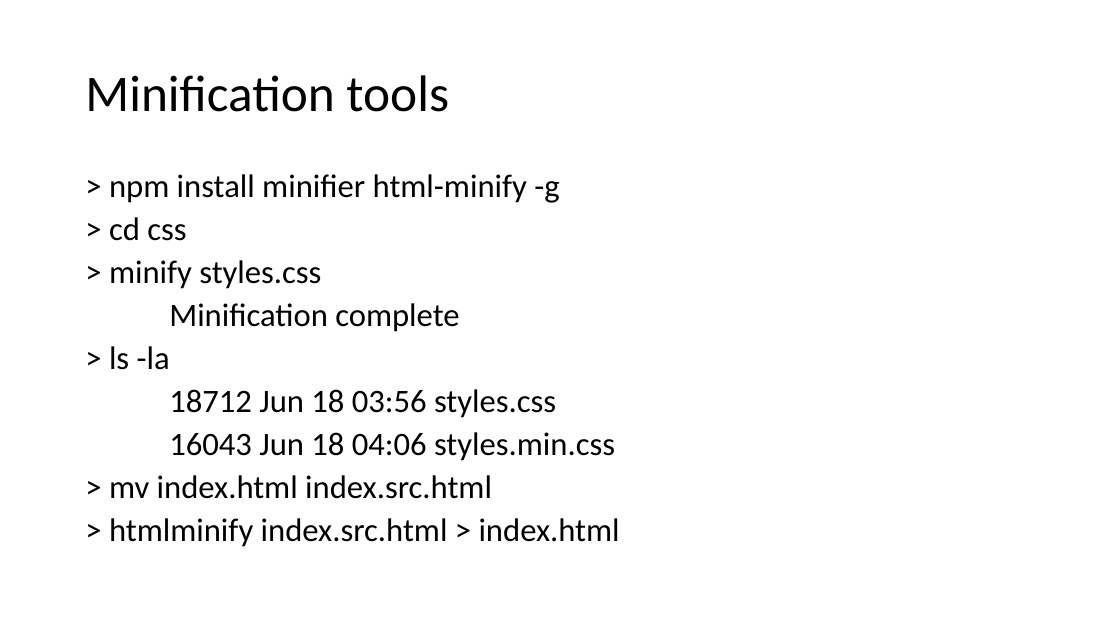
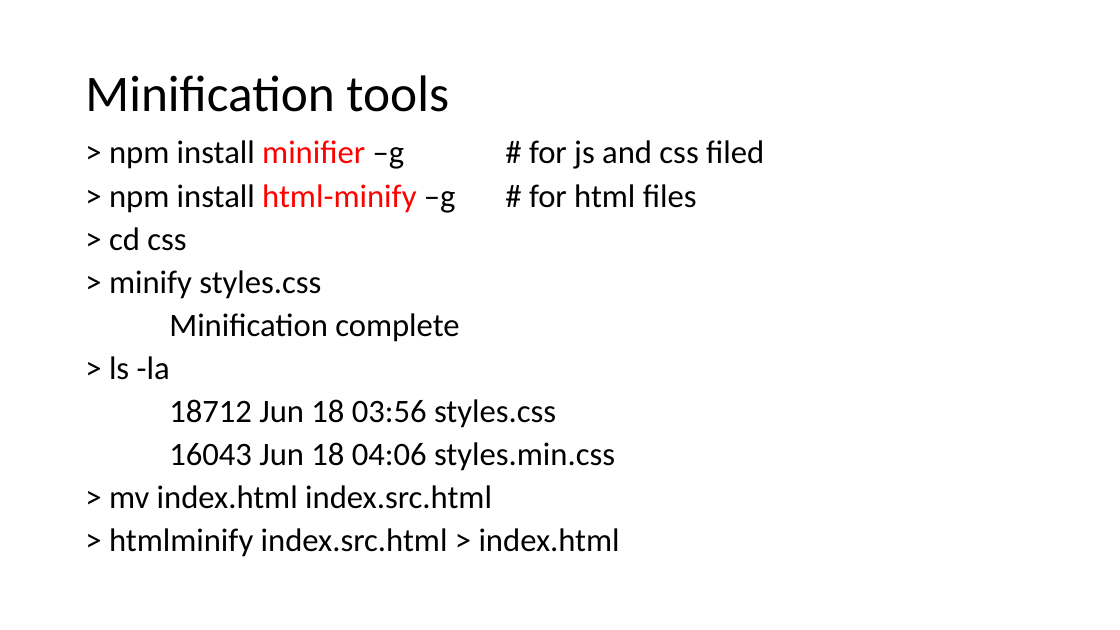
Before and after one commit to GTC-JS/ExtraPresentations, a slide deck: slide 10 of Web Optimization.pptx. Drawn at 1120x630 pixels with LibreOffice and Linux fonts; fonts in the diff are those of the drawing. Boxes give left, top, right and bottom in pixels: in the first picture for what was removed or moved away, otherwise in the second. Text is boxed around its words. In the diff, an @@ line names an element or a change of style, - is before the commit and + after.

```diff
--- a/Web Optimization.pptx
+++ b/Web Optimization.pptx
@@ text "> npm install minifier –g ...": place and size @@
-text "> npm install minifier –g ..." at box(109, 174, 620, 547)
+text "> npm install minifier –g ..." at box(109, 140, 764, 557)
@@ text at box(109, 140, 764, 213): text changed @@
-> npm install minifier html-minify -g
+> npm install minifier –g # for js and css filed
+> npm install html-minify –g # for html files
```
Also in this commit, not shown: 3 other slides changed, 1 slide added.
